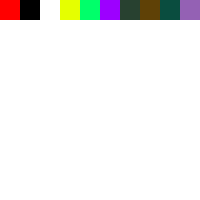
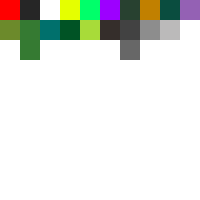
Before/after of a w=200, h=200 layered artwork. What changed in the layer stack:
added layer "矩形 1 拷贝 14" above "矩形 1 拷贝 13" over [60, 20, 80, 40]
added layer "矩形 1 拷贝 13" above "矩形 1 拷贝 21" over [40, 20, 60, 40]
added layer "矩形 1 拷贝 21" above "矩形 1 拷贝 12" over [20, 40, 40, 60]
added layer "矩形 1 拷贝 12" above "矩形 1 拷贝 15" over [20, 20, 40, 40]
added layer "矩形 1 拷贝 15" above "矩形 1 拷贝 11" over [80, 20, 100, 40]
added layer "矩形 1 拷贝 11" above "矩形 1 拷贝 8" over [0, 20, 20, 40]
painted on "矩形 1 拷贝 7", masked it over [140, 0, 160, 20]
added layer "矩形 1 拷贝 19" above "矩形 1 拷贝 18" over [160, 20, 180, 40]
added layer "矩形 1 拷贝 18" above "矩形 1 拷贝 20" over [140, 20, 160, 40]
added layer "矩形 1 拷贝 20" above "矩形 1 拷贝 17" over [120, 40, 140, 60]
added layer "矩形 1 拷贝 17" above "矩形 1 拷贝 16" over [120, 20, 140, 40]
added layer "矩形 1 拷贝 16" above "矩形 1 拷贝" over [100, 20, 120, 40]
painted on "矩形 1 拷贝", masked it over [20, 0, 40, 20]
